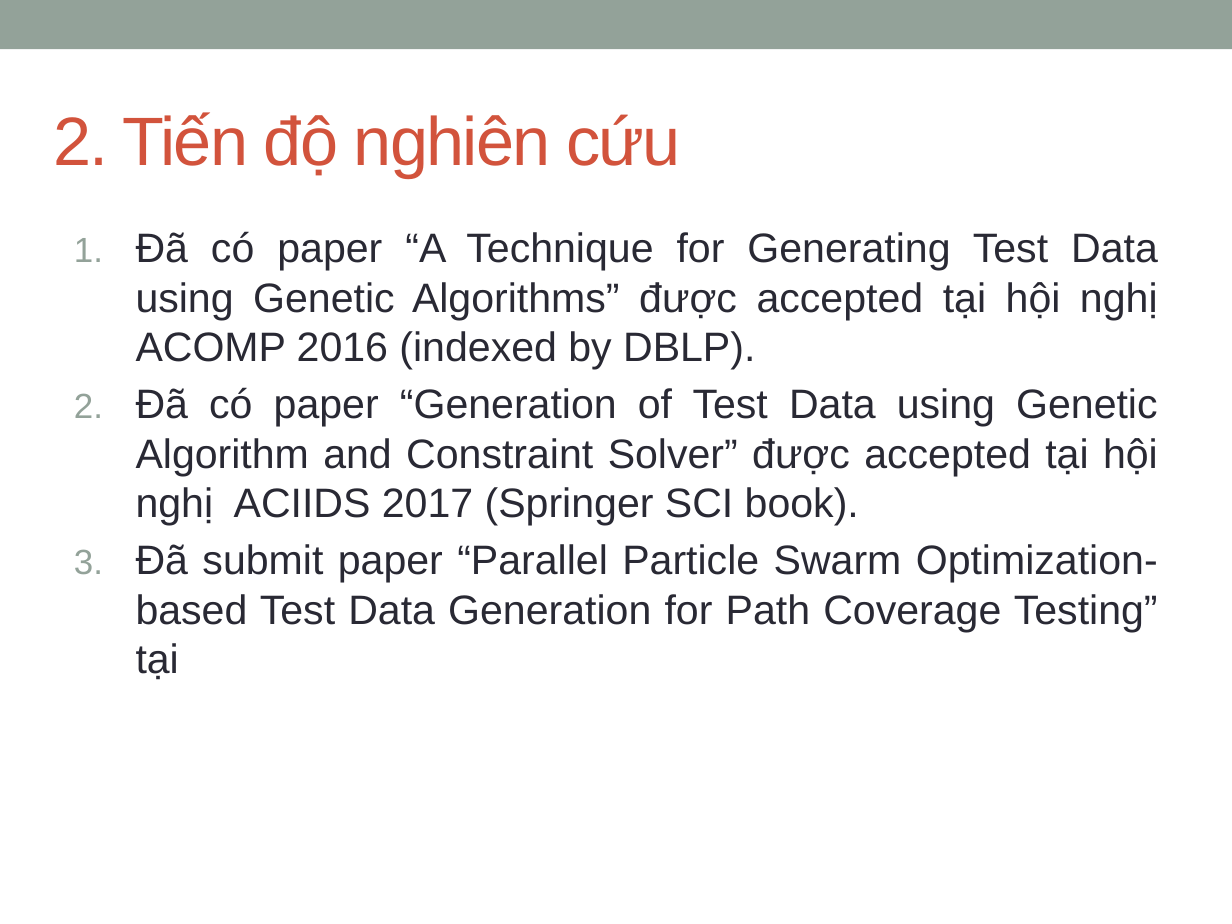
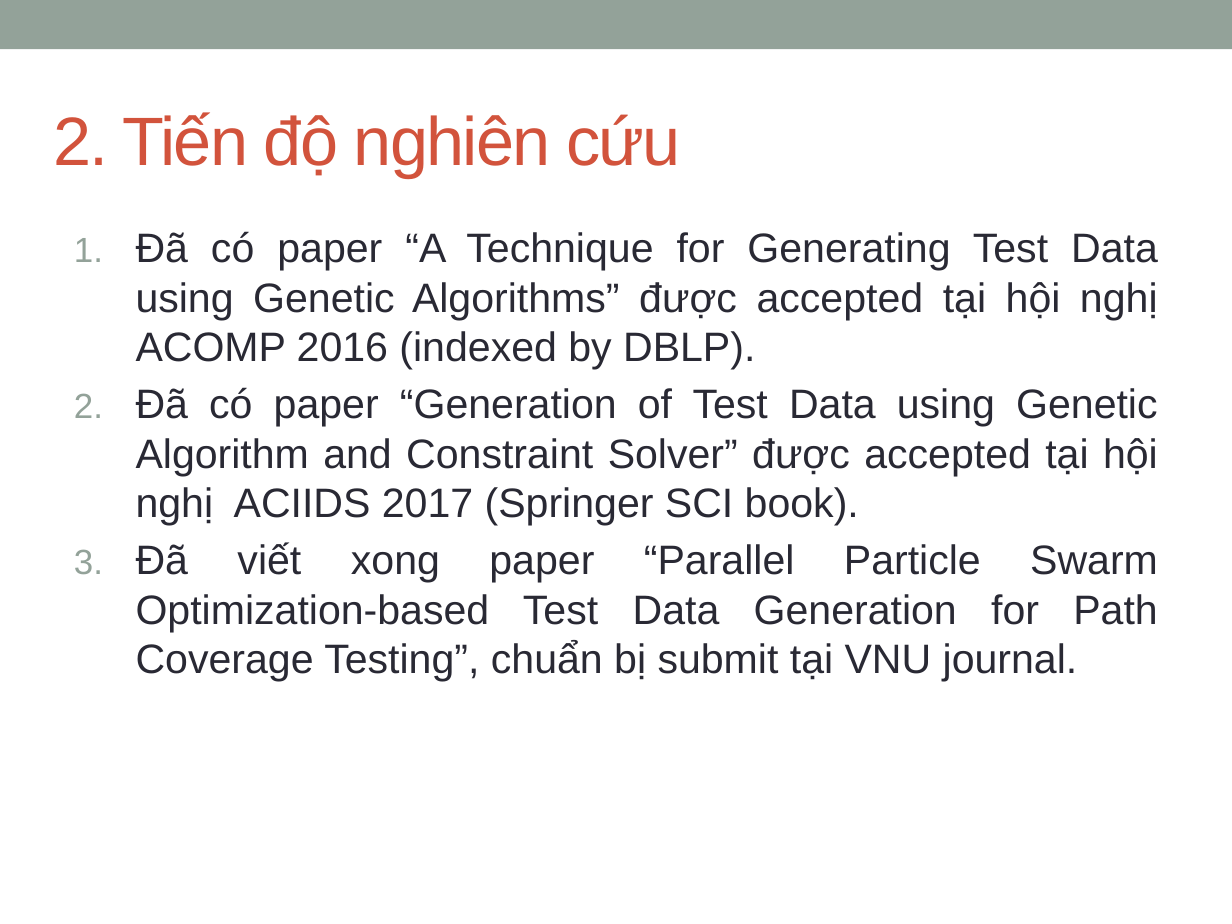
Before and after one commit to dinhngocthi/GAsource, a slide deck: slide 6 of CFT4CUnitSrc/src/report/DinhNgocThi-BaocaotiendoNCS.pptx. Drawn at 1232x924 pixels with LibreOffice and Linux fonts; fonts in the diff are those of the drawing. Boxes give left, top, right and bottom in pixels: in the first picture for what was removed or moved away, otherwise in the second. Text is boxed around its words. In the diff, an @@ line names an element or a change of style, - is before the commit and + after.

```diff
--- a/CFT4CUnitSrc/src/report/DinhNgocThi-BaocaotiendoNCS.pptx
+++ b/CFT4CUnitSrc/src/report/DinhNgocThi-BaocaotiendoNCS.pptx
@@ text at bbox=[136, 542, 1158, 681]: text changed @@
-3. Đã submit paper “Parallel Particle Swarm Optimization-based Test Data Generation for Path Coverage Testing” tại
+3. Đã viết xong paper “Parallel Particle Swarm Optimization-based Test Data Generation for Path Coverage Testing”, chuẩn bị submit tại VNU journal.
```
Also in this commit, not shown: 1 other slide changed, 1 other file.
